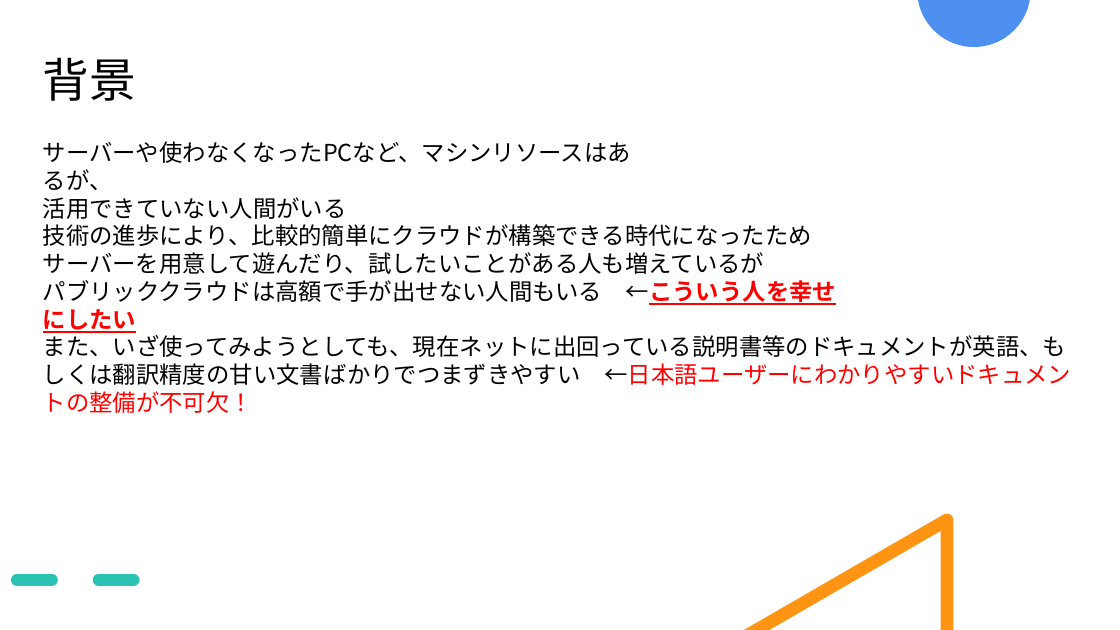
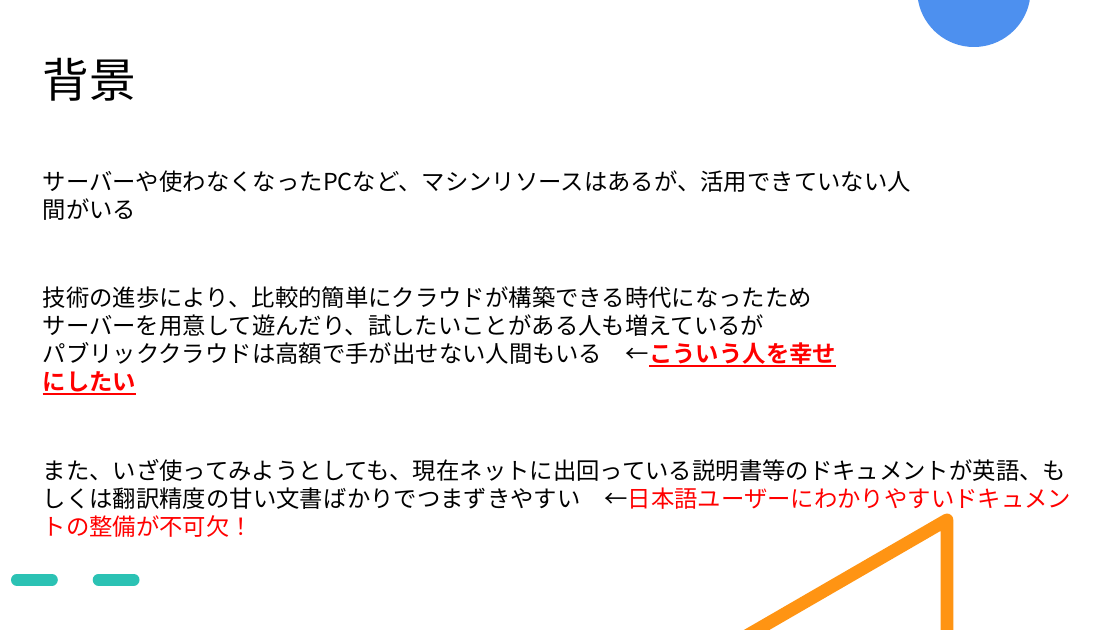
Before and after one commit to okkass/Kamata-Cloud-Infrastructure, a slide deck: slide 2 of docs/2025_0725_発表用スライド.pptx. Drawn at 1120x630 pixels with LibreOffice and Linux fonts; fonts in the diff are those of the drawing. Boxes give left, top, right and bottom in pixels: in the first picture for what was removed or moved away, otherwise in the second. Text is boxed around its words. In the diff, an @@ line names an element or a change of style, - is before the commit and + after.

```diff
--- a/docs/2025_0725_発表用スライド.pptx
+++ b/docs/2025_0725_発表用スライド.pptx
@@ text at (x1=43, y1=170, x2=911, y2=220): text changed @@
-サーバーや使わなくなったPCなど、マシンリソースはあるが、
-活用できていない人間がいる
+サーバーや使わなくなったPCなど、マシンリソースはあるが、活用できていない人間がいる
@@ text "技術の進歩により、比較的簡単にクラウドが構築できる時代になったため" moved from (x1=43, y1=224, x2=837, y2=305) to (x1=43, y1=286, x2=837, y2=367) @@
@@ text "また、いざ使ってみようとしても、現在ネットに出回っている説明書等のドキュメントが英語、もしくは翻訳精度の甘い文書ばかりで ..." rewrapped from (x1=43, y1=331, x2=1071, y2=385) to (x1=43, y1=459, x2=1071, y2=509) @@
```
Also in this commit, not shown: 1 other slide changed, 5 slides removed.
